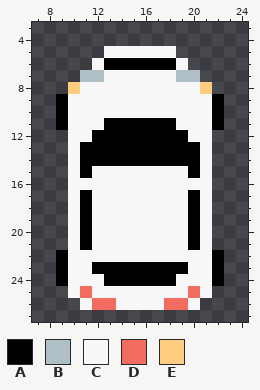
File history of a pixel-art file, Assets/Art/Car.aseprite. Above is the file before it was changed.
32x32 pixels, 1 frame. Shown: x 7..24, y 3..27.
Visible layers, top first: "Lights", "Windows", "Body 2", "Frame".
Palette (. is transparent): A #000000  B #b0bec5  C #f7f7f7  D #f36c60  E #ffcc80
Pixels before, first column x 9:
 5 ....CCCCCC....
 6 ...CAAAAAAC...
 7 ..BBCCCCCCBB..
 8 .ECCCCCCCCCCE.
 9 ACCCCCCCCCCCCA
10 ACCCCCCCCCCCCA
11 ACCCAAAAAACCCA
12 .CCAAAAAAAACC.
13 .CAAAAAAAAAAC.
14 .CAAAAAAAAAAC.
15 .CACCCCCCCCAC.
16 .CCCCCCCCCCCC.
17 .CACCCCCCCCAC.
18 .CACCCCCCCCAC.
19 .CACCCCCCCCAC.
20 .CACCCCCCCCAC.
21 .CACCCCCCCCAC.
22 ACCCCCCCCCCCCA
23 ACCAAAAAAAACCA
24 ACCCAAAAAACCCA
25 .CDCCCCCCCCDC.
26 ..CDDCCCCDDC..
The same view after the edit:
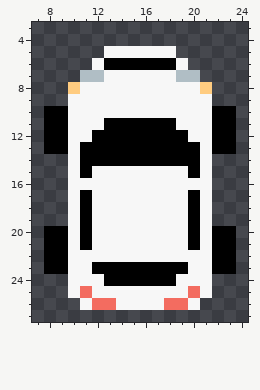
Changes in this commit:
layer "Tires 2" added
layer "Frame" removed
Changed rows in their new state; - is an unchanged pixel.
first column x 8:
 9 -.------------.-
10 A--------------A
11 A--------------A
12 AA------------AA
13 AA------------AA
first column x 8:
20 AA------------AA
21 AA------------AA
22 A--------------A
23 A--------------A
24 -.------------.-
